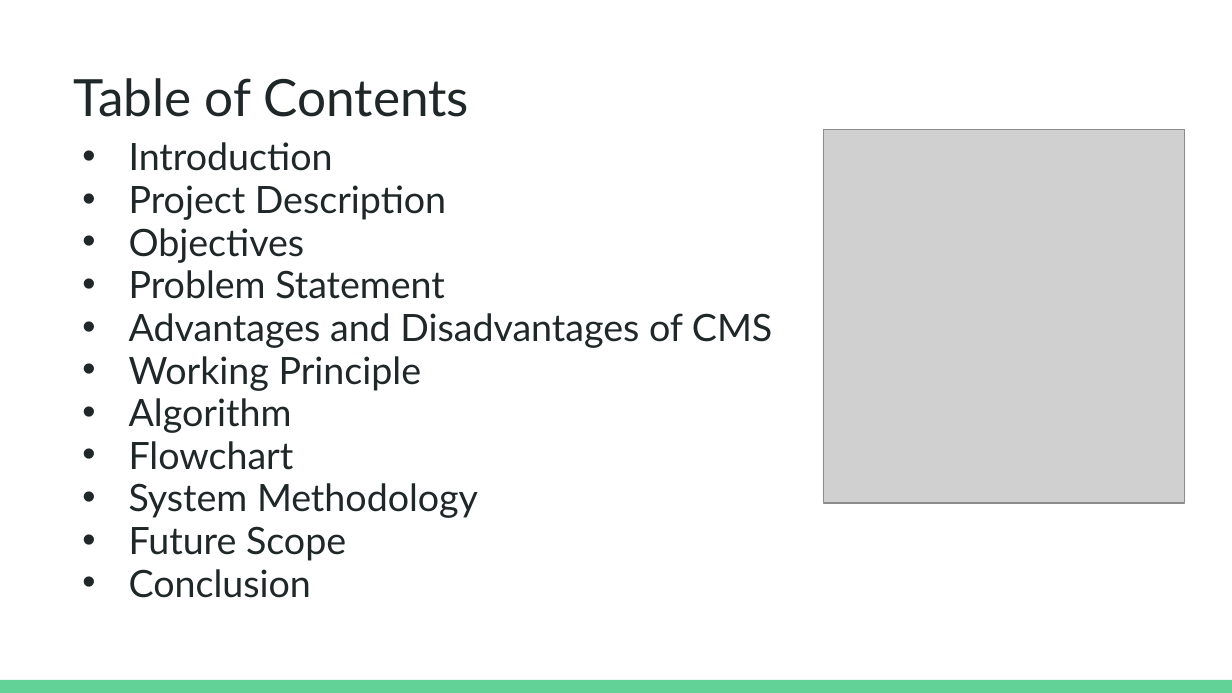
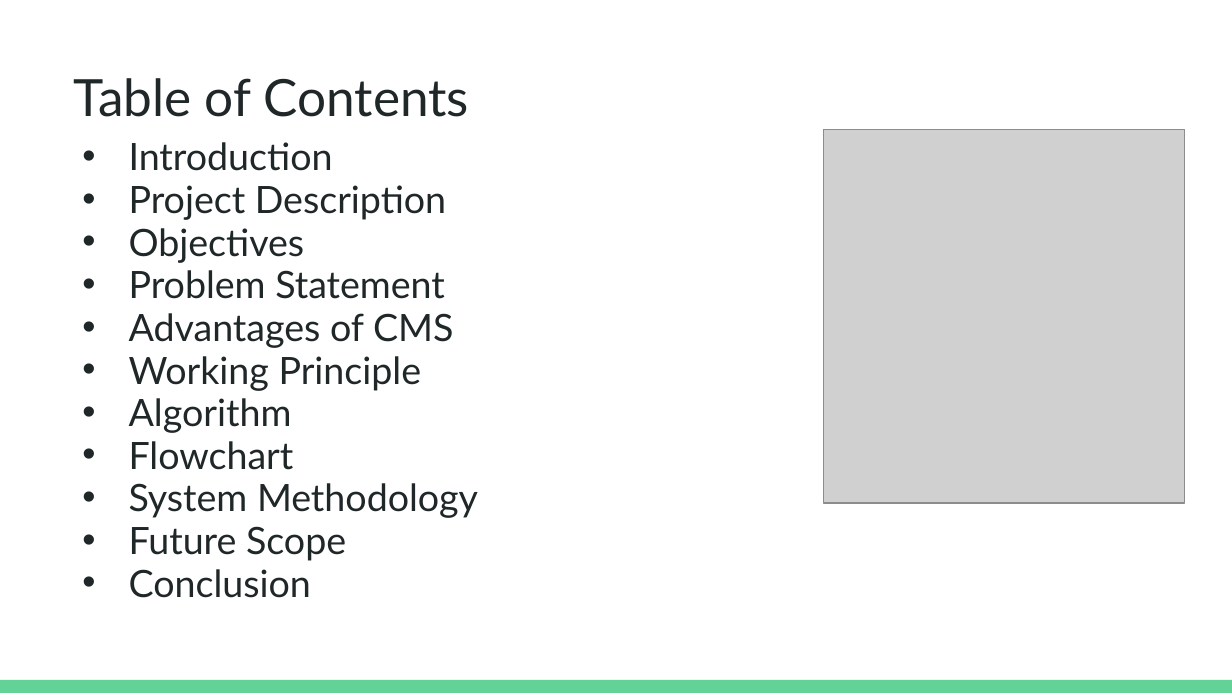
Before and after one commit to priyanshu-57/First_Semester_Project, a slide deck: slide 2 of Ppt-on-CMS.pptx. Drawn at 1232x693 pixels with LibreOffice and Linux fonts; fonts in the diff are those of the drawing; grey boxes stand for pictures. Boxes give left, top, right and bottom in pixels: in the first picture for what was removed or moved away, otherwise in the second. Text is boxed around its words. In the diff, an @@ line names an element or a change of style, - is before the commit and + after.

```diff
--- a/Ppt-on-CMS.pptx
+++ b/Ppt-on-CMS.pptx
@@ text at <box>129,313,453,348</box>: text changed @@
-• Advantages and Disadvantages of CMS
+• Advantages of CMS
```
Also in this commit, not shown: 1 other slide changed, 5 slides added, 1 slide removed, 1 other file.
